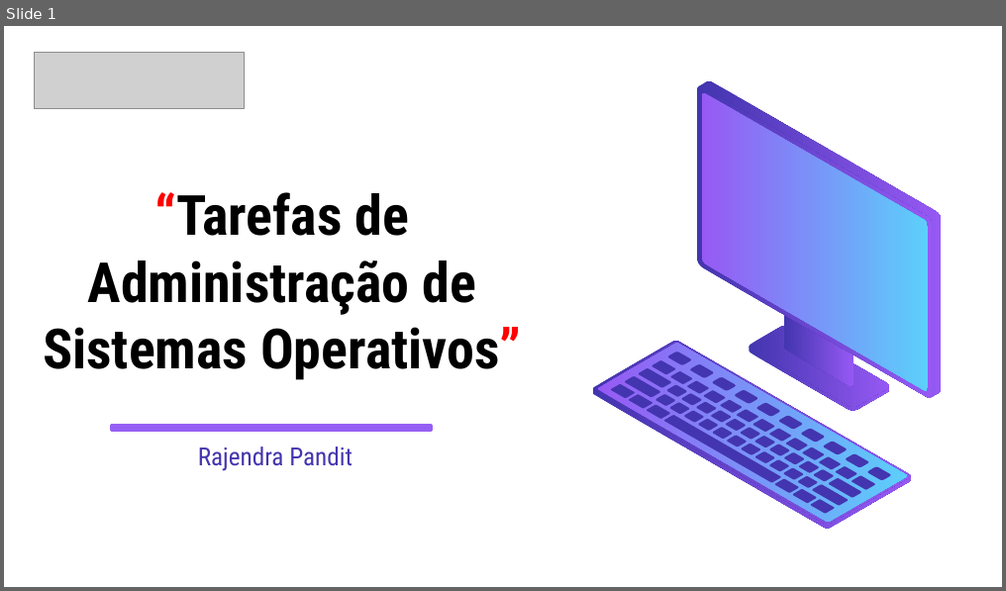
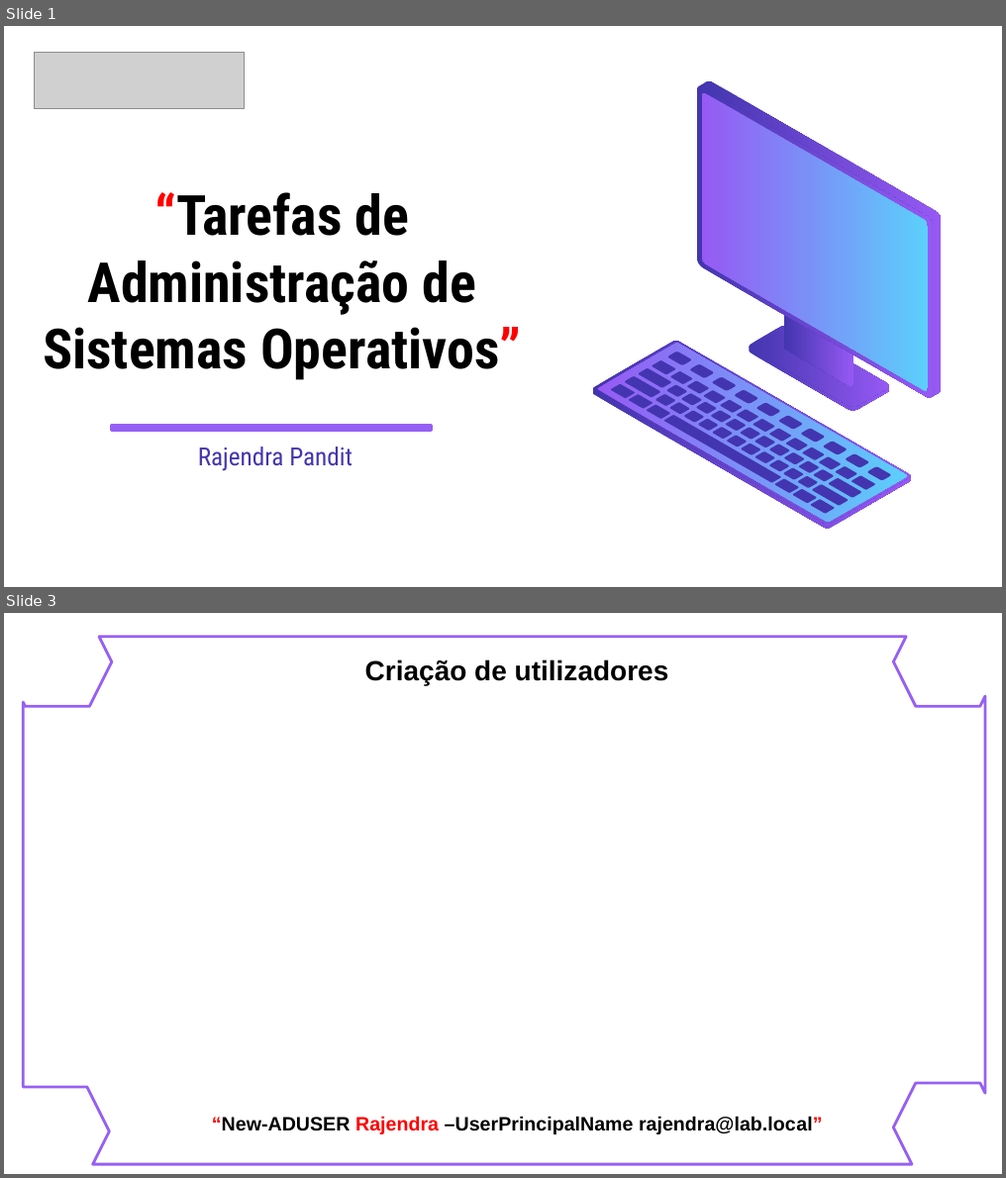
Before and after one commit to codebysujan/PowerPoint, a slide deck: Presentation1.pptx. Shown one above the other, each under a label of ours: slide 1 before the commit, slides 1 and 3 after it; the slides between them are not shown. The pictures are 1006x591 and 1006x1178 pixels, drawn with LibreOffice and Linux fonts; fonts in the diff are those of the drawing; grey boxes stand for pictures. Boxes give left, top, right and bottom in pixels: in the first picture for what was removed or moved away, otherwise in the second. Text is boxed around its words. In the diff, an @@ line names an element or a change of style, - is before the commit and + after.

```diff
--- a/Presentation1.pptx
+++ b/Presentation1.pptx
@@ slide 3 added at (4, 613, 1002, 1174), background #FFFFFF @@
@@ freeform shape added at (23, 637, 985, 1164), outline #965FF4 2 pt @@
@@ text added at (365, 660, 669, 685), 20 pt, text #000000, bold @@
+Criação de utilizadores
@@ rectangle added at (414, 650, 576, 719), fill #FFFFFF, outline #FFFFFF 2 pt @@
@@ text added at (212, 1116, 822, 1135), 14 pt, text #000000, bold @@
+“New-ADUSER Rajendra –UserPrincipalName rajendra@lab.local”
```
Also in this commit, not shown: 1 slide changed, 4 other slides added, 1 slide removed.
